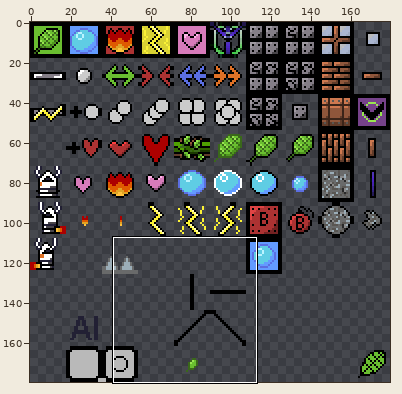
Two versions of one sprite sheet, public/assets/main-tileset/breakout-extruded.png. The picture above shows the old version from afar; the outline marks the close-up.
Close-up. Earlier state:
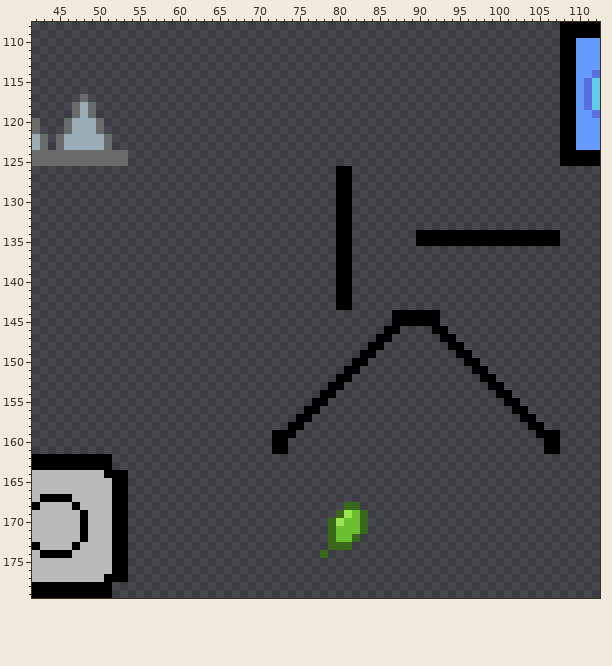
The file is 180x180 pixels. Colours within 5 levels of each other are drawn and written as one. Shown: x 42..112, y 108..179. The commit also changed other parts of the picture, which this record leaves out.
And afterwards:
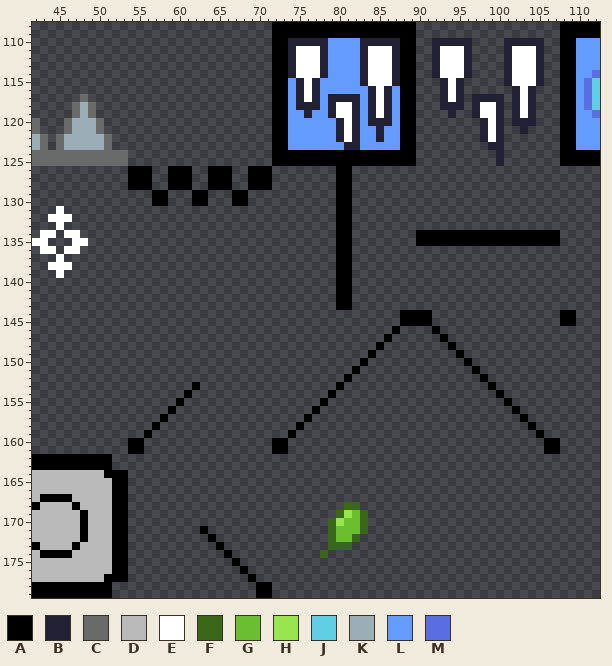
Palette (. is transparent): A #000000  B #222034  C #696a6a  D #b9b9b9  E #ffffff  F #3a681a  G #6abe30  H #99e550  J #5fcde4  K #9badb7  L #639bff  M #5b6ee1
Difference:
Changed rows in their new state; - is an unchanged pixel.
first column x 42:
108 ------------------------------AAAAAAAAAAAAAAAAAA----------------
109 ------------------------------AAAAAAAAAAAAAAAAAA----------------
110 ------------------------------AABBBBBLLLLBBBBBAA--BBBBB----BBBBB
111 ------------------------------AABEEEBLLLLBEEEBAA--BEEEB----BEEEB
112 ------------------------------AABEEEBLLLLBEEEBAA--BEEEB----BEEEB
113 ------------------------------AABEEEBLLLLBEEEBAA--BEEEB----BEEEB
114 ------------------------------AABEEEBLLLLBEEEBAA--BEEEB----BEEEB
115 ------------------------------AALBEBLLLLLBEEEBAA---BEB-----BEEEB
116 ------------------------------AALBEBLLLLLLBEBLAA---BEB------BEB-
117 ------------------------------AALBEBLBBBBLBEBLAA---BEB-BBBB-BEB-
118 ------------------------------AALBBBLBEEBLBEBLAA---BBB-BEEB-BEB-
119 ------------------------------AALLBLLBEEBLBEBLAA----B--BEEB-BEB-
120 ------------------------------AALLLLLLBEBLBBBLAA--------BEB-BBB-
121 ------------------------------AALLLLLLBEBLLBLLAA--------BEB--B--
122 ------------------------------AALLLLLLBEBLLBLLAA--------BEB-----
123 ------------------------------AALLLLLLLBBLLLLLAA---------BB-----
124 ------------------------------AAAAAAAAAAAAAAAAAA----------B-----
125 ------------------------------AAAAAAAAAAAAAAAAAA----------B-----
126 ------------AAA--AAA--AAA--AAA----------------------------------
127 ------------AAA--AAA--AAA--AAA----------------------------------
128 ------------AAA--AAA--AAA--AAA----------------------------------
129 ---------------AA---AA---AA-------------------------------------
130 ---------------AA---AA---AA-------------------------------------
131 ---E------------------------------------------------------------
132 --EEE-----------------------------------------------------------
133 ---E------------------------------------------------------------
134 -EE-EE----------------------------------------------------------
135 EE---EE---------------------------------------------------------
136 -EE-EE----------------------------------------------------------
137 ---E------------------------------------------------------------
138 --EEE-----------------------------------------------------------
139 ---E------------------------------------------------------------
first column x 54:
144 ---------------------------------.----.---------------AA
145 ---------------------------------.----.---------------AA
146 --------------------------------.------.----------------
147 -------------------------------.--------.---------------
148 ------------------------------.----------.--------------
149 -----------------------------.------------.-------------
150 ----------------------------.--------------.------------
151 ---------------------------.----------------.-----------
152 --------------------------.------------------.----------
153 --------A----------------.--------------------.---------
154 -------A----------------.----------------------.--------
155 ------A----------------.------------------------.-------
156 -----A----------------.--------------------------.------
157 ----A----------------.----------------------------.-----
158 ---A----------------.------------------------------.----
159 --A---------------..--------------------------------..--
160 AA------------------------------------------------------
161 AA------------------------------------------------------
first column x 63:
171 A--------
172 -A-------
173 --A------
174 ---A-----
175 ----A----
176 -----A---
177 ------A--
178 -------AA
179 -------AA
Boxes around the changes in both close-ups, in picture pixels (x1, y1, x2, y2):
added: (128, 22, 544, 206)
added: (32, 206, 88, 278)
erased: (272, 310, 560, 438)
added: (560, 310, 576, 326)
added: (128, 382, 200, 454)
added: (200, 526, 272, 598)
